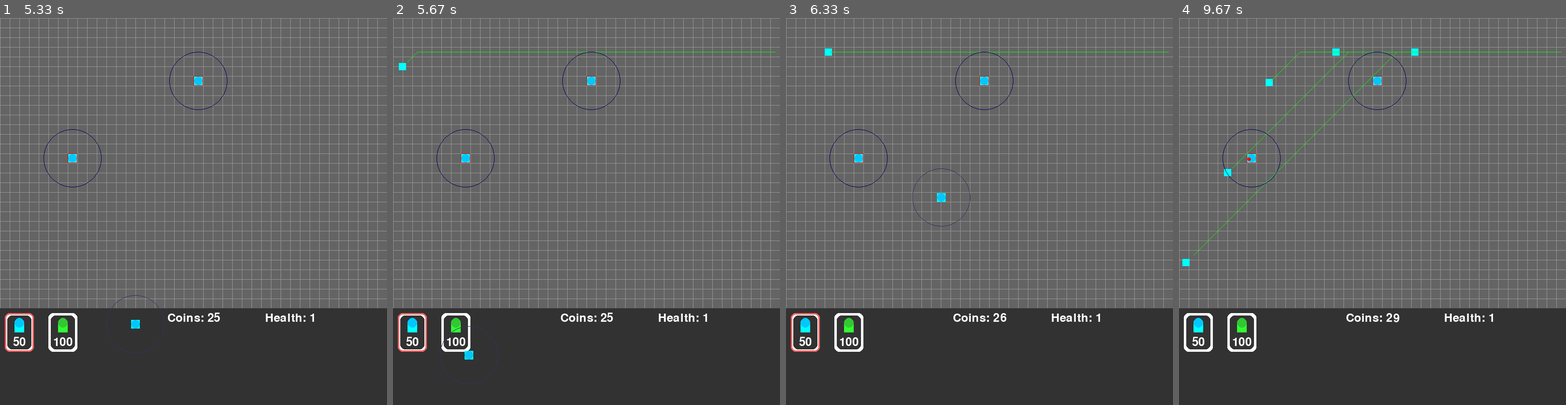
Above: before the commit, frames 1-4 (left to right).
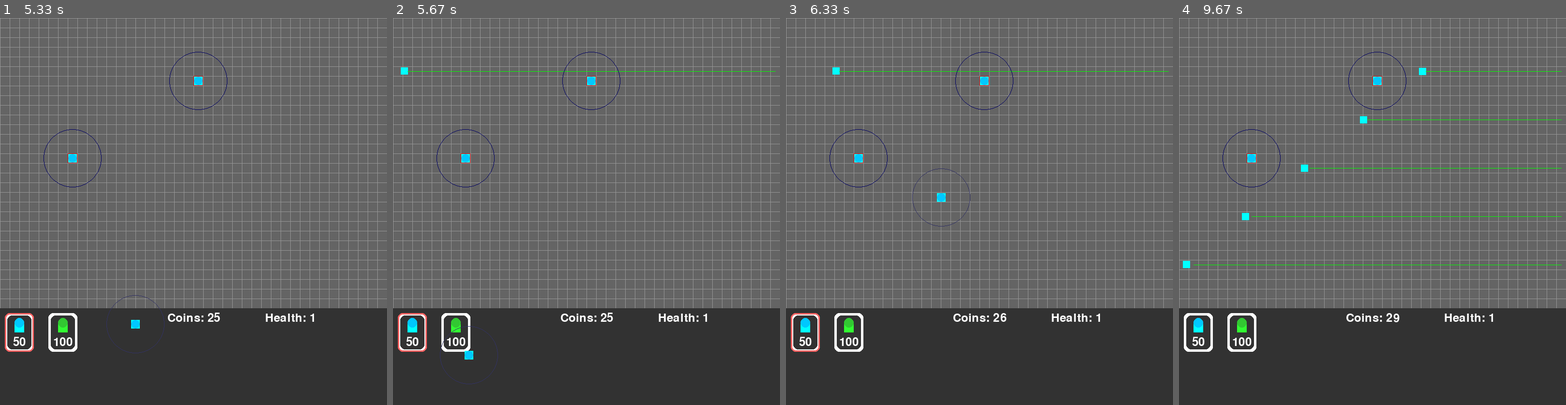
Above: after the commit, the same moments.

Repository: jay1905/pygame-tower-defence
Game: pygame game, started from main.py
Two runs of this game, one before a commit and one after it. Both use one fixed random seed, a clock stepped at 60 frames per second and the inputs below.
Inputs (mouse positions are in pixels of both pictures, inside the frame that each line leads up to):
- Up to frame 1 (5.33 s): click (193, 211) at 0.38 s; click "50" at 0.72 s; click (73, 153) at 1.05 s; click (336, 346) at 1.38 s; click (201, 79) at 1.72 s; click (174, 312) at 2.05 s; click (181, 145) at 2.38 s; click (139, 130) at 2.72 s; click (294, 176) at 3.05 s; click (313, 203) at 3.38 s; click (274, 141) at 3.72 s; click (81, 137) at 4.05 s; click (208, 196) at 4.38 s; click (108, 141) at 4.72 s; click (135, 323) at 5.05 s
- Up to frame 2 (5.67 s): click (470, 354) at 5.38 s
- Up to frame 3 (6.33 s): click (917, 87) at 5.72 s; click (940, 196) at 6.05 s
- Up to frame 4 (9.67 s): click (1279, 110) at 6.38 s; click (1442, 339) at 6.72 s; click (1237, 346) at 7.05 s; click (1302, 304) at 7.38 s; click (1244, 130) at 7.72 s; click (1496, 126) at 8.05 s; click (1275, 172) at 8.38 s; click (1511, 257) at 8.72 s; click (1229, 331) at 9.05 s

Frame 1 is identical in both runs. In frame 2, 0.3% of the frame differs, in the area x 1-99%, y 8-15%; in frame 3, 0.3%; in frame 4, 0.9%, in the area x 0-99%, y 7-65%.

Commit message:
Update enemy goal poition

Diff:
--- a/enemy.py
+++ b/enemy.py
@@ -15,6 +15,7 @@
     self.speed = speed
     self.value = value
     self.arrived = False
+    self.goal = (39, pos[1] // CELL_SIZE)
     self.health = 10
     self.path = []
     self.rect = pygame.Rect(self.x - width/2, self.y - height/2, width, height)
@@ -57,10 +58,10 @@
     self.draw(screen)
     self.move()
 
-  def calculate_path(self, rows, goal):
+  def calculate_path(self, rows):
     start = (int(self.x // CELL_SIZE), int(self.y // CELL_SIZE))
-    came_from, cost_so_far = a_star_search(rows, start, goal)
-    path = reconstruct_path(came_from, start, goal)
+    came_from, cost_so_far = a_star_search(rows, start, self.goal)
+    path = reconstruct_path(came_from, start, self.goal)
     self.path = path
 
   def draw_path(self, screen):
--- a/enemy_manager.py
+++ b/enemy_manager.py
@@ -40,7 +40,7 @@
     if self.can_spawn >= self.spawn_speed:
       self.can_spawn = 0
       enemy = Enemy(self.spawn_locations[self.spawn_points[0]], 15, 15, 2)
-      enemy.calculate_path(self.rows, (39,3))
+      enemy.calculate_path(self.rows)
 
       self.enemies.append(enemy)
       self.spawn_points.remove(self.spawn_points[0])
@@ -50,7 +50,7 @@
 
   def recalaulate_path(self):
     for enemy in self.enemies[:]:
-      enemy.calculate_path(self.rows, (39,3))
+      enemy.calculate_path(self.rows)
 
 
 
